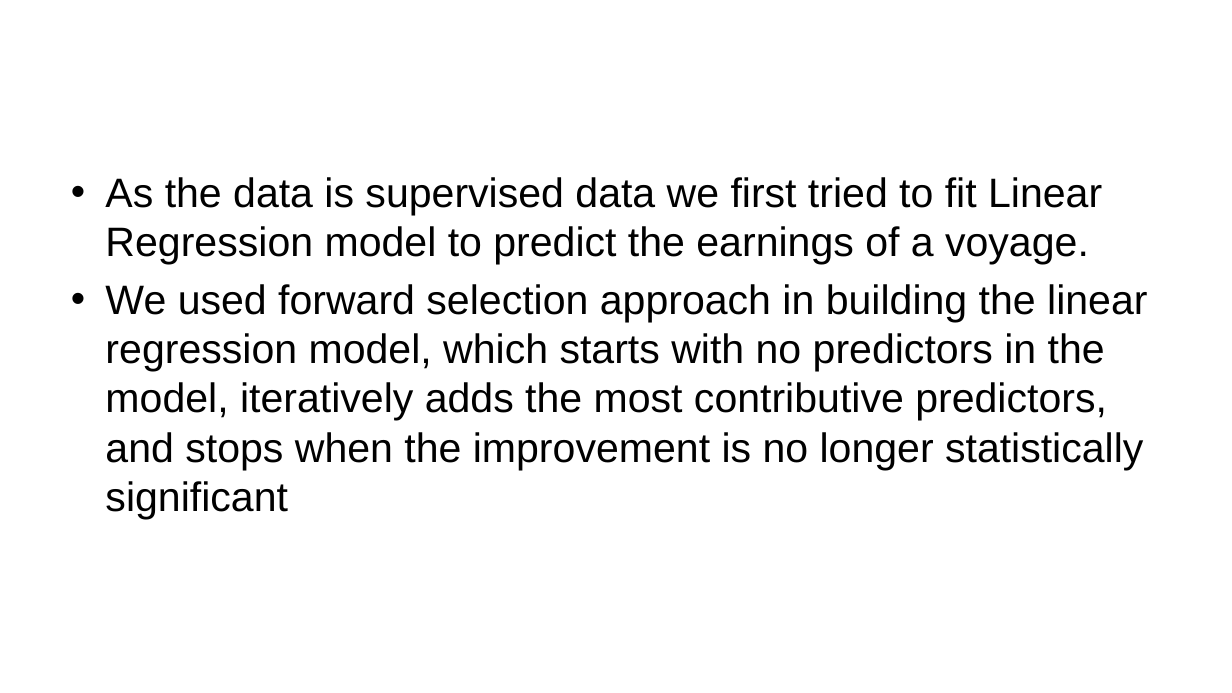
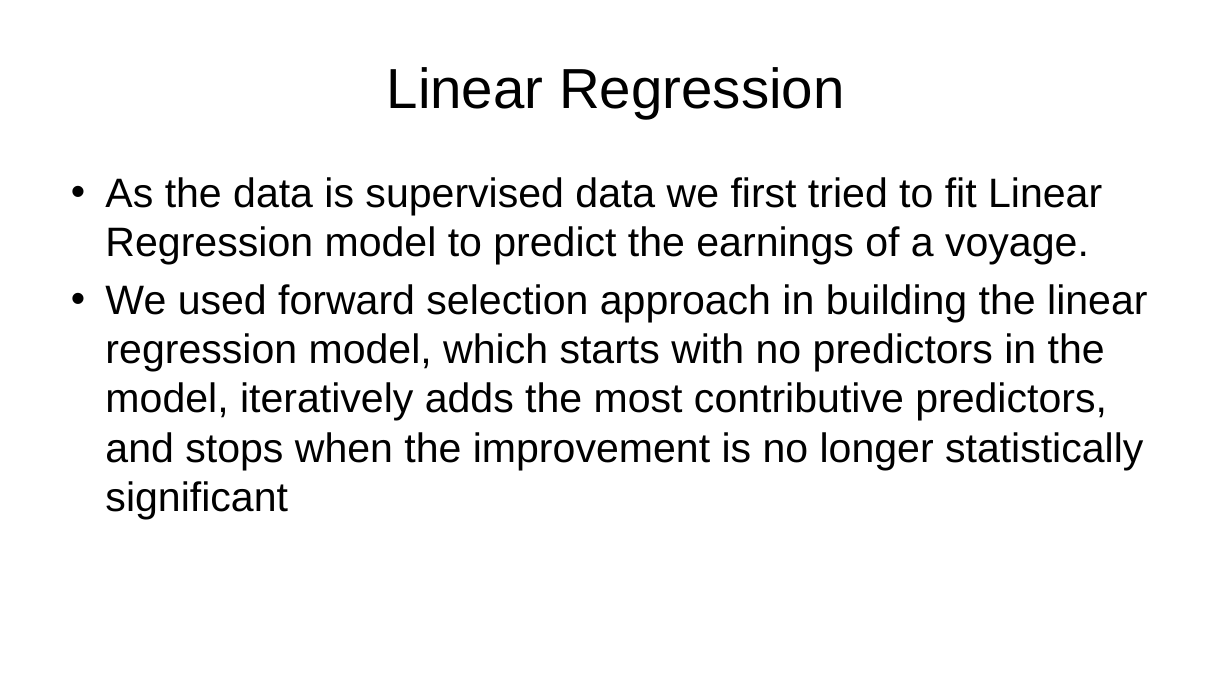
Before and after one commit to ruchajoshi1/capstone-project, a slide deck: slide 15 of Springborad Project.pptx. Drawn at 1232x693 pixels with LibreOffice and Linux fonts; fonts in the diff are those of the drawing; background and template pictures are left out. Boxes give left, top, right and bottom in pixels: in the first picture for what was removed or moved away, otherwise in the second. Text is boxed around its words. In the diff, an @@ line names an element or a change of style, - is before the commit and + after.

```diff
--- a/Springborad Project.pptx
+++ b/Springborad Project.pptx
@@ title added at (387, 67, 845, 118), 44 pt, text #000000 @@
+Linear Regression
```
Also in this commit, not shown: 9 other slides changed, 2 slides added, 2 other files.
